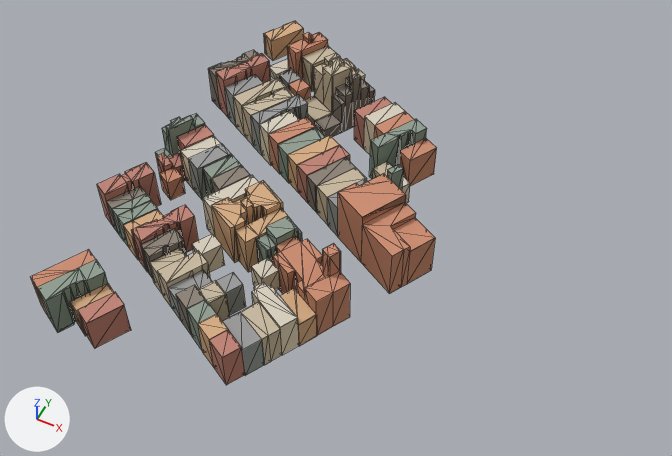
An edit to the glTF model public/models/washington-city/tile-6_1.glb, drawn before and after from the same camera.
One viewpoint serves both versions: a 50 mm lens placed at (1353.0, -530.0, 293.0), pointed at (1238.0, -301.0, 6.0). The axes (+X, +Y, +Z) are drawn at lower left. The lights are the same throughout. The first picture is the older version. Mesh edges are drawn as thin lines. Where no turn or scale is listed for an object, it has been applied to the vertices. Vertices at exactly the same position are counted once.

Objects in the first picture: 'roof', 'wall'.
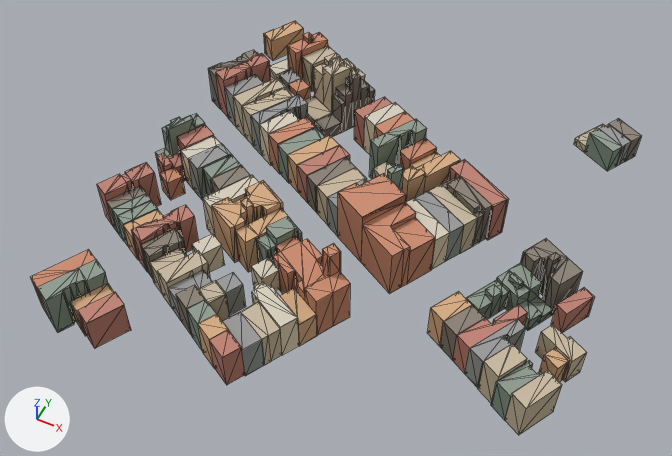
The newer file is also turned or shifted as a whole; pictures and numbers use the older file's frame.

Where the change shows, as pixel boxes (x1, y1, x2, y2) in the pictures (672 x 456 px):
'roof', reshaped (50% wider, 15% taller): before (30, 21, 436, 358); after (31, 21, 641, 409)
'wall', reshaped (50% wider, 14% taller): before (31, 28, 437, 385); after (30, 28, 641, 435)
part 1 of me_mesh_1, added (brown): after (551, 297, 594, 333)
part 2 of me_mesh_1, added: after (440, 306, 474, 361)
part 3 of me_mesh_1, built on: before (315, 185, 317, 202); after (402, 160, 587, 435)
part 4 of me_mesh_1, added: after (574, 124, 641, 171)
part 5 of me_mesh_2, added: after (544, 348, 569, 368)
part 6 of me_mesh_2, added (pink): after (557, 287, 595, 314)
part 7 of me_mesh_2, added: after (510, 273, 523, 284)
part 8 of me_mesh_2, added: after (486, 284, 502, 297)
part 9 of me_mesh_2, added: after (403, 151, 586, 409)
part 10 of me_mesh_2, added: after (576, 119, 641, 152)

The change, as a list of edits to the scene's bpy script:
```text
Change me_mesh_1:
    used by ob_wall; location = (1211.9, -289.9, 13.2)
    remove me_mesh_1.from_pydata(...)  # 1384 vertices, 1404 faces; spans x -68.0..68.0, y -101.0..101.0, z -16.0..16.0
    add me_mesh_1.from_pydata(...)  # 1826 vertices, 1856 faces; spans x -68.0..137.0, y -101.0..106.0, z -16.0..16.0
    me_mesh_1 part 1: the loose piece of 10 vertices spanning x 13.0..29.0, y -5.0..16.0, z -14.0..3.0 is copied, and the copy is scaled about its middle by (0.714, 0.731, 0.754), then moved by (105.0, -12.0, -3.0); it spans x 120.0..132.0, y -15.0..1.0, z -15.0..-2.0
    me_mesh_1 part 2: the loose piece of 8 vertices spanning x -38.0..-24.0, y -100.0..-83.0, z -15.0..1.0 is copied, and the copy is moved by (123.0, 55.0, 0.0); it spans x 86.0..99.0, y -45.0..-29.0, z -15.0..1.0
    me_mesh_1 part 3: 2 vertices removed from x 13.0..22.0, y -1.0..16.0, z 3.0; 362 vertices added at x 42.0..137.0, y -63.0..41.0, z -16.0..7.0
    me_mesh_1 part 4: 56 vertices added at x 98.0..125.0, y 80.0..106.0, z -15.0..-2.0
    other edits to the shape of me_mesh_1 do not show in these pictures
Change me_mesh_2:
    used by ob_roof; location = (1211.9, -289.9, 16.1)
    remove me_mesh_2.from_pydata(...)  # 761 vertices, 570 faces; spans x -68.0..68.0, y -101.0..101.0, z -14.0..14.0
    add me_mesh_2.from_pydata(...)  # 1006 vertices, 743 faces; spans x -68.0..137.0, y -101.0..106.0, z -14.0..14.0
    me_mesh_2 part 5: the loose piece of 6 vertices spanning x 40.0..46.0, y 6.0..13.0, z 14.0 is copied, and the copy is turned -86.6 degrees about the z axis through its middle and scaled by 1.33, then moved by (85.0, -44.0, -19.0); it spans x 123.0..132.0, y -39.0..-31.0, z -6.0
    me_mesh_2 part 6: the loose piece of 5 vertices spanning x 13.0..29.0, y -5.0..16.0, z 0.0 is copied, and the copy is scaled about its middle by (0.714, 0.731, 1), then moved by (105.0, -12.0, -5.0); it spans x 120.0..132.0, y -15.0..1.0, z -5.0
    me_mesh_2 part 7: the loose piece of 4 vertices spanning x -9.0..-3.0, y -29.0..-24.0, z 5.0 is copied, and the copy is moved by (109.0, 17.0, -7.0); it spans x 100.0..106.0, y -11.0..-6.0, z -3.0
    me_mesh_2 part 8: the loose piece of 4 vertices spanning x -9.0..-3.0, y -29.0..-24.0, z 5.0 is copied, and the copy is moved by (103.0, 9.0, -9.0); it spans x 94.0..100.0, y -20.0..-14.0, z -4.0
    me_mesh_2 part 9: 193 vertices added at x 41.0..137.0, y -63.0..45.0, z -14.0..5.0
    me_mesh_2 part 10: 28 vertices added at x 98.0..125.0, y 80.0..106.0, z -14.0..-5.0
    other edits to the shape of me_mesh_2 do not show in these pictures
```
